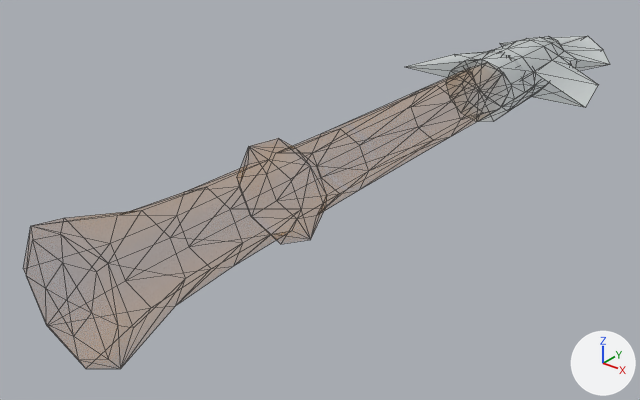
What one commit did to the FBX model Resources/Meshes/NonAnim/Object_BossblinSpear/BossblinSpear.fbx.
Both versions are drawn from a camera (50 mm lens) standing at (0.0122, -0.0161, 0.0087) and looking at (-0.0015, 0.001, -0.0019). The axes (+X, +Y, +Z) are drawn at lower right. The lights are the same throughout. Mesh edges are drawn as thin lines. Where no turn or scale is listed for an object, it has been applied to the vertices.

In view in the first picture: 'head_low__MI_spear'.
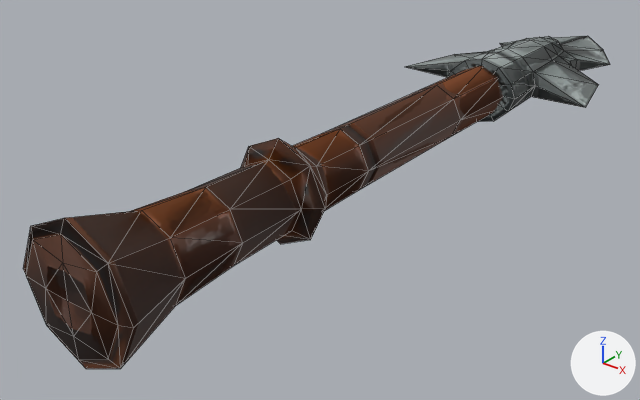
What differs and where, as boxes [x1, y1, x2, y2] in the pictures (640 x 400 px):
'head_low__MI_spear', surface changed: [23, 36, 610, 369] in both

The change, as a diff of the scene's bpy script:
```diff
--- a/Resources/Meshes/NonAnim/Object_BossblinSpear/BossblinSpear.fbx.py
+++ b/Resources/Meshes/NonAnim/Object_BossblinSpear/BossblinSpear.fbx.py
@@ img_mi_spear_alb_png @@
-img_mi_spear_alb_png = load_image('MI_spear_alb.png', 'MI_spear_alb.dds', 256, 256, 'Non-Color')
+img_mi_spear_alb_png = load_image('MI_spear_alb.png', 'MI_spear_alb.dds', 256, 256, 'sRGB')
@@ img_mi_spear_nml_png @@
+img_mi_spear_nml_png = load_image('MI_spear_nml.png', 'MI_spear_nml.dds', 256, 256, 'Non-Color')
@@ mat_mi_spear @@
 n0 = _N.new('ShaderNodeBsdfPrincipled'); n0.name = 'Principled BSDF'
 n3 = _N.new('ShaderNodeTexImage'); n3.name = 'Image Texture.001'
-n3.image = img_mi_spear_alb_png
+n3.image = img_mi_spear_nml_png
+n4 = _N.new('ShaderNodeNormalMap'); n4.name = 'Normal Map'
 _L.new(n2.outputs[0], n0.inputs[0])  # 'Color' to 'Base Color'
-_L.new(n3.outputs[0], n0.inputs[4])  # 'Color' to 'Alpha'
 _L.new(n0.outputs[0], n1.inputs[0])  # 'BSDF' to 'Surface'
+_L.new(n3.outputs[0], n4.inputs[1])  # 'Color' to 'Color'
+_L.new(n4.outputs[0], n0.inputs[5])  # 'Normal' to 'Normal'
```
